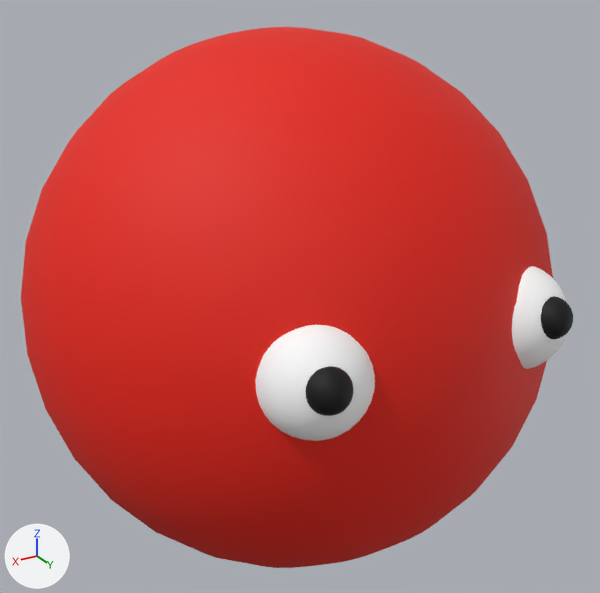
An edit to the FBX model content/models/gegner1.fbx, drawn before and after from the same camera.
The view is the same before and after, from a 50 mm lens placed at (0.754, 1.265, 0.638), pointed at (-0.013, -0.013, -0.001). The lights are fixed; the arrows at lower left show +X, +Y and +Z.
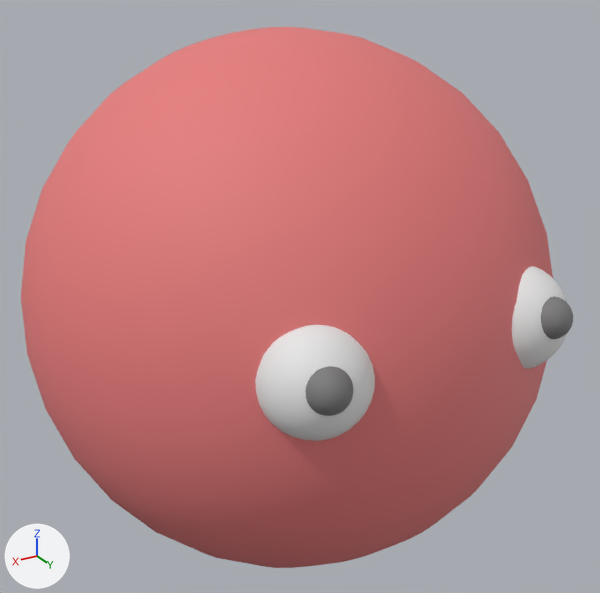
The newer file is also turned or shifted as a whole; pictures and numbers use the older file's frame.

Pixel boxes [x1, y1, x2, y2] of what changed, in the pictures (600 x 593 px):
'Sphere.004', recoloured (red to pink)
    both: [21, 27, 573, 568]

Patch to the scene script:
```diff
--- a/content/models/gegner1.fbx.py
+++ b/content/models/gegner1.fbx.py
@@ mat_schwarz @@
 mat_schwarz = principled_material('schwarz')
-mat_schwarz.base_color = (0.0, 0.0, 0.0)  # black #000000
+mat_schwarz.base_color = (0.2, 0.2, 0.2)  # grey #7c7c7c
 mat_schwarz.roughness = 0.69
@@ mat_rot @@
 mat_rot = principled_material('rot')
-mat_rot.base_color = (0.8, 0.0119, 0.00146)  # red #e71c05
+mat_rot.base_color = (0.8, 0.2, 0.2)  # pink #e77c7c
 mat_rot.roughness = 0.69
```
